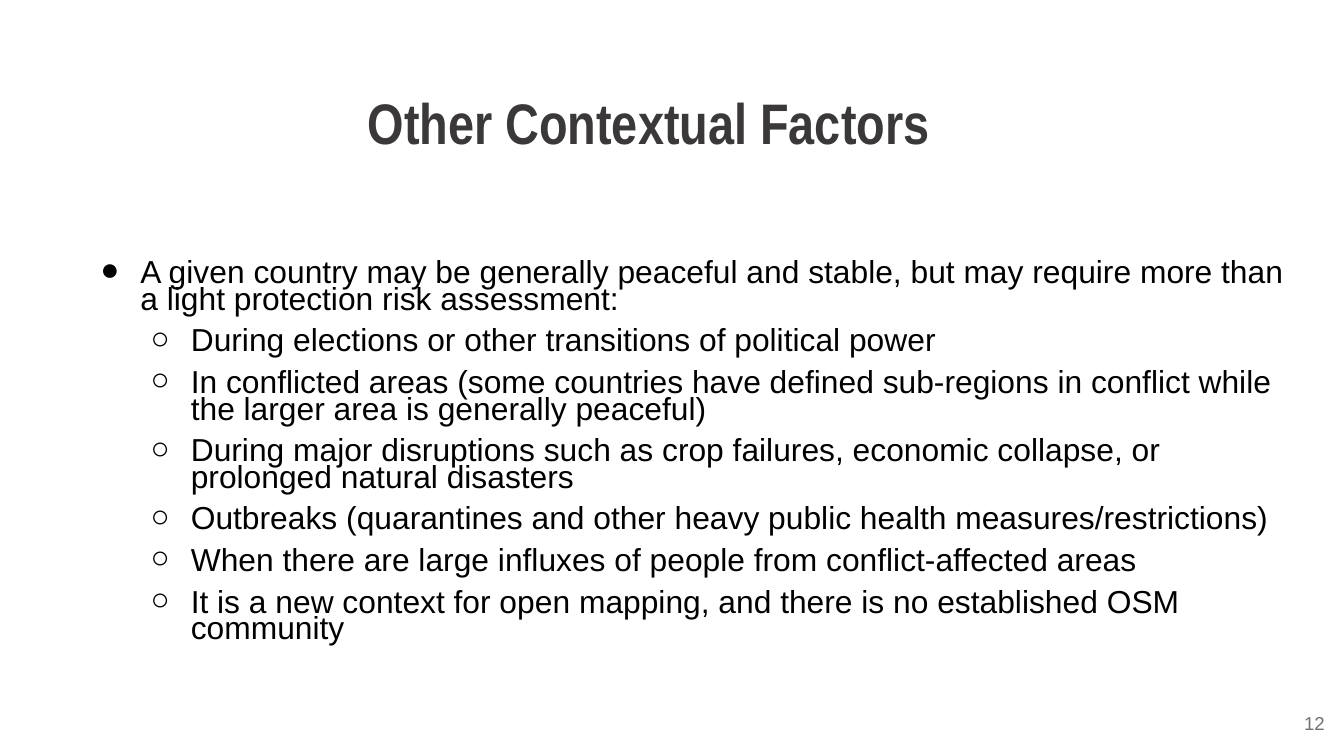
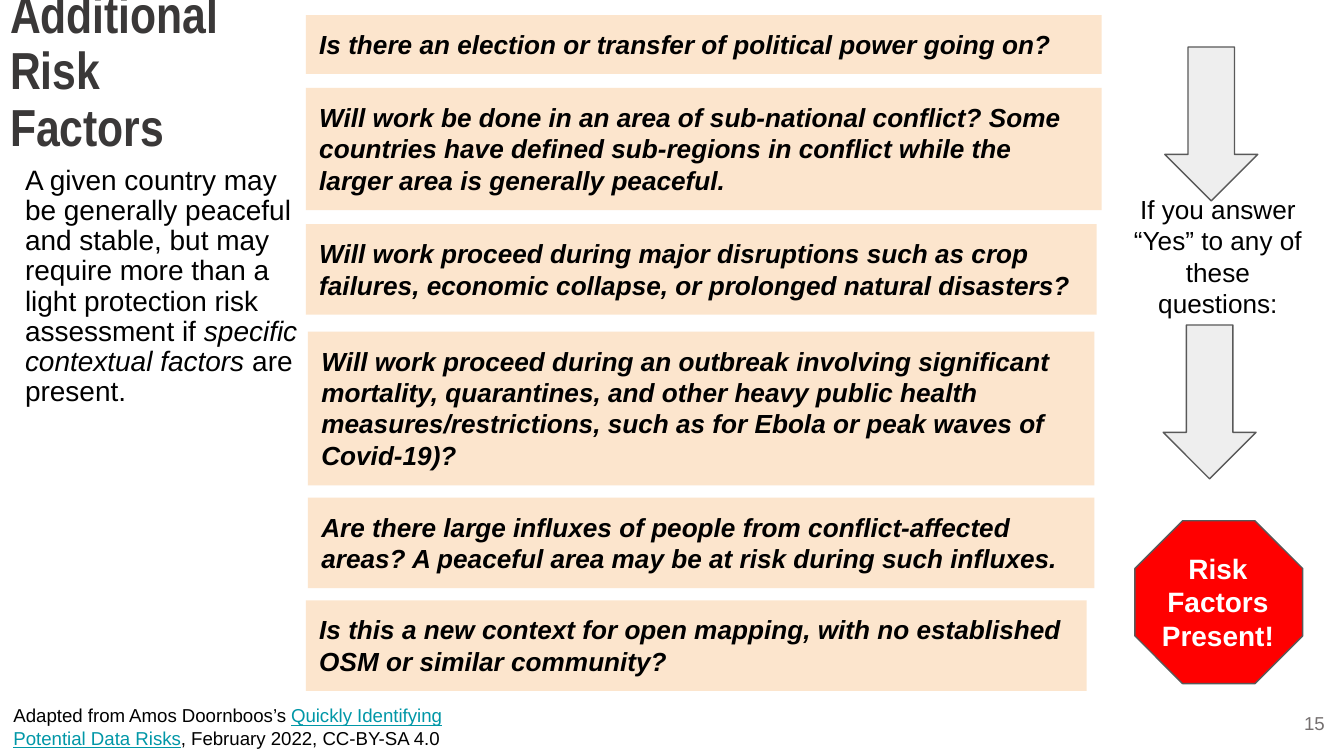
Before and after one commit to hotosm/data_protection_project, a slide deck: slide 15 of Learning_and_training/HOT Ethical Data and Protection Workshop.pptx (slide 12 before the commit). Drawn at 1344x756 pixels with LibreOffice and Linux fonts; fonts in the diff are those of the drawing; background and template pictures are left out. Boxes give left, top, right and bottom in pixels: in the first picture for what was removed or moved away, otherwise in the second. Text is boxed around its words. In the diff, an @@ line names an element or a change of style, - is before the commit and + after.

```diff
--- a/Learning_and_training/HOT Ethical Data and Protection Workshop.pptx
+++ b/Learning_and_training/HOT Ethical Data and Protection Workshop.pptx
@@ text added at (10, 0, 218, 147), 27.9 pt, text #3A3838, bold @@
+Additional Risk Factors
@@ rectangle added at (306, 15, 1102, 74), fill #FCE5CD, 14 pt, text #000000, bold, italic @@
+Is there an election or transfer of political power going on?
@@ down arrow added at (1165, 47, 1258, 200), fill #EEEEEE, outline #595959 0.75 pt @@
@@ rectangle added at (306, 87, 1102, 210), fill #FCE5CD, 14 pt, text #000000, bold, italic @@
+Will work be done in an area of sub-national conflict? Some countries have defined sub-regions in conflict while the larger area is generally peaceful.
@@ text removed at (368, 102, 929, 145) @@
-Other Contextual Factors
@@ text added at (25, 169, 297, 407), 15 pt, text #000000 @@
+A given country may be generally peaceful and stable, but may require more than a light protection risk assessment if specific contextual factors are present.
@@ text added at (1134, 198, 1302, 319), 14 pt, text #000000 @@
+If you answer “Yes” to any of these questions:
@@ rectangle added at (306, 224, 1097, 314), fill #FCE5CD, 14 pt, text #000000, bold, italic @@
+Will work proceed during major disruptions such as crop failures, economic collapse, or prolonged natural disasters?
@@ text removed at (140, 260, 1283, 645) @@
-● A given country may be generally peaceful and stable, but may require more than a light protection risk assessment:
-  ○ During elections or other transitions of political power
-  ○ In conflicted areas (some countries have defined sub-regions in conflict while the larger area is generally peaceful)
-  ○ During major disruptions such as crop failures, economic collapse, or prolonged natural disasters
-  ○ Outbreaks (quarantines and other heavy public health measures/restrictions)
-  ○ When there are large influxes of people from conflict-affected areas
-  ○ It is a new context for open mapping, and there is no established OSM community
@@ down arrow added at (1163, 325, 1255, 478), fill #EEEEEE, outline #595959 0.75 pt @@
@@ rectangle added at (308, 332, 1094, 485), fill #FCE5CD, 14 pt, text #000000, bold, italic @@
+Will work proceed during an outbreak involving significant mortality, quarantines, and other heavy public health measures/restrictions, such as for Ebola or peak waves of Covid-19)?
@@ rectangle added at (308, 497, 1094, 587), fill #FCE5CD, 14 pt, text #000000, bold, italic @@
+Are there large influxes of people from conflict-affected areas? A peaceful area may be at risk during such influxes.
@@ octagon added at (1134, 521, 1302, 684), fill #FF0000, outline #595959 0.75 pt @@
@@ text added at (1162, 558, 1274, 647), 15 pt, text #FFFFFF, bold @@
+Risk Factors Present!
@@ rectangle added at (306, 601, 1087, 691), fill #FCE5CD, 14 pt, text #000000, bold, italic @@
+Is this a new context for open mapping, with no established OSM or similar community?
@@ text added at (13, 708, 442, 749), 10 pt, text #000000 @@
+Adapted from Amos Doornboos’s Quickly Identifying Potential Data Risks, February 2022, CC-BY-SA 4.0
@@ page number at (1304, 717, 1325, 730): text changed @@
-12
+15
```
Also in this commit, not shown: 5 other slides changed, 5 slides added, 2 slides removed, 8 other files.
